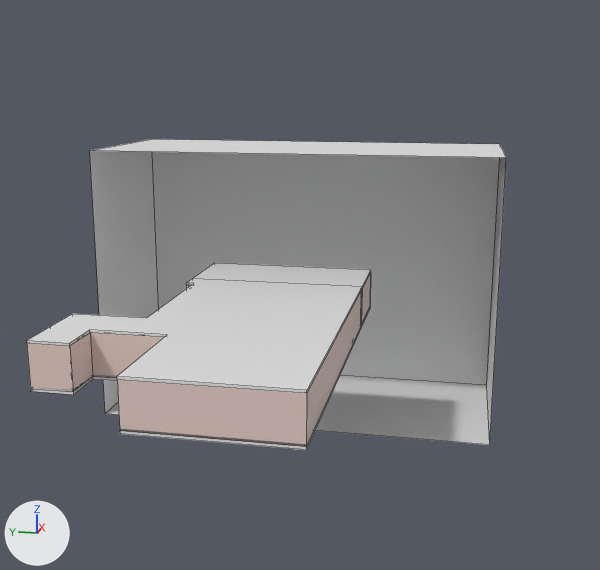
A saved change to the FBX model Assets/Models/YoobeeL1Mesh/YoobeeL1.fbx.
The view is the same before and after, from a camera (50 mm lens) standing at (-37.5, -21.9, 15.7) and looking at (17.8, -10.8, 1.8). Arrows for +X, +Y and +Z are at lower left; the lights stay in place. Mesh edges are drawn as thin lines on the coarser meshes. Where no turn or scale is listed for an object, it has been applied to the vertices.

In view in the first picture: 'Ceiling', 'Ceiling.001', 'ClassroomPano', 'Floor', 'Room'.
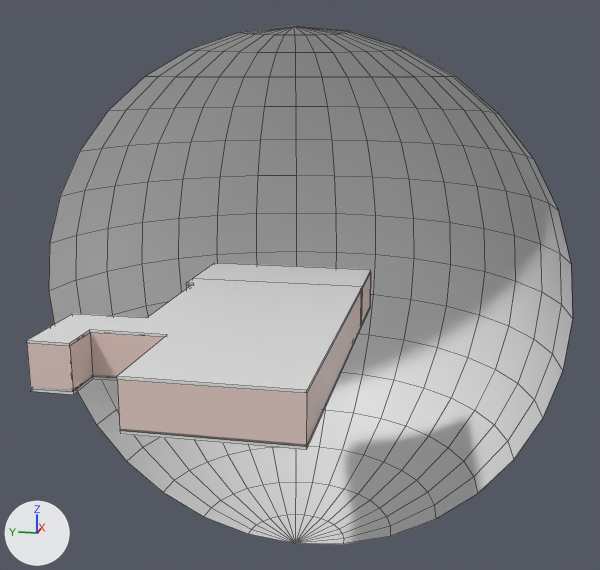
Patch to the scene script:
```diff
--- a/Assets/Models/YoobeeL1Mesh/YoobeeL1.fbx.py
+++ b/Assets/Models/YoobeeL1Mesh/YoobeeL1.fbx.py
@@ me_sphere @@
+me_sphere.from_pydata(...)  # 257 vertices, 256 faces; spans x 0.0..19.2, y -19.2..19.2, z -19.2..19.2
@@ ob_classroompano @@
-ob_classroompano = bpy.data.objects.new('ClassroomPano', me_cube)
-ob_classroompano.location = (25.03, -9.75, 0.63)
@@ ob_sphere @@
+ob_sphere = bpy.data.objects.new('Sphere', me_sphere)
+ob_sphere.location = (19.31, -10.14, 0.0)
```

Location of each change, [x1, y1, x2, y2] in pixels of the pictures (600 x 570 px):
'Sphere', added
    after: [49, 26, 573, 544]
'ClassroomPano', deleted
    before: [90, 139, 506, 445]
